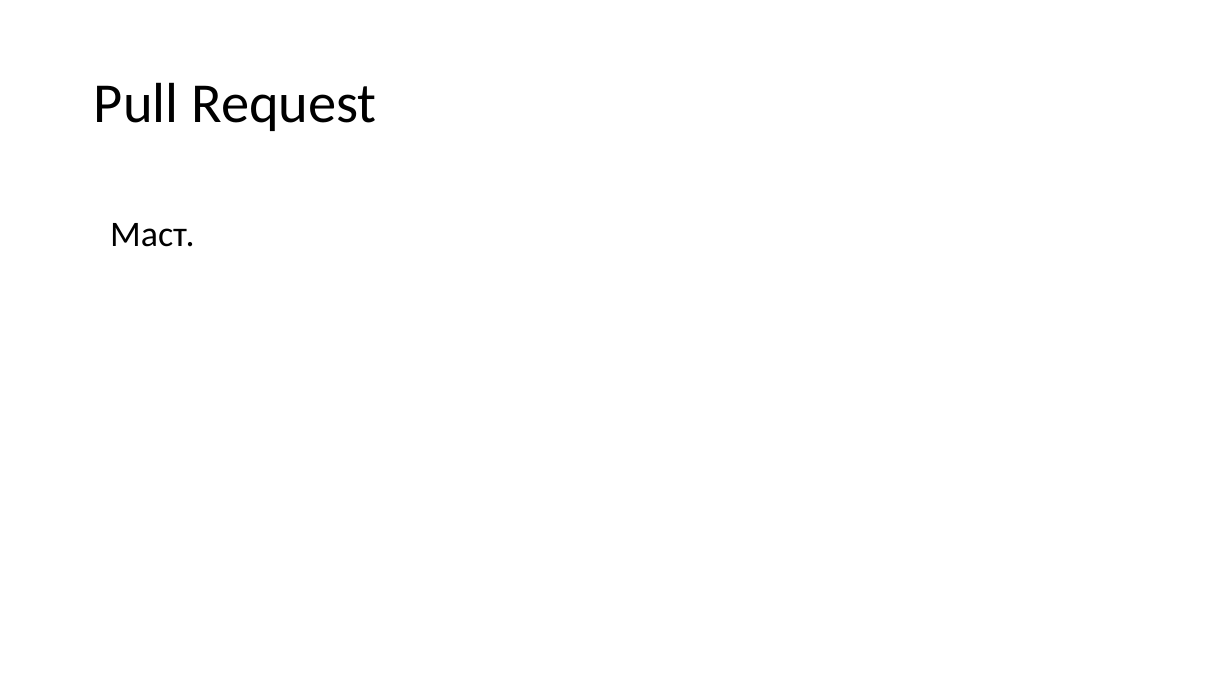
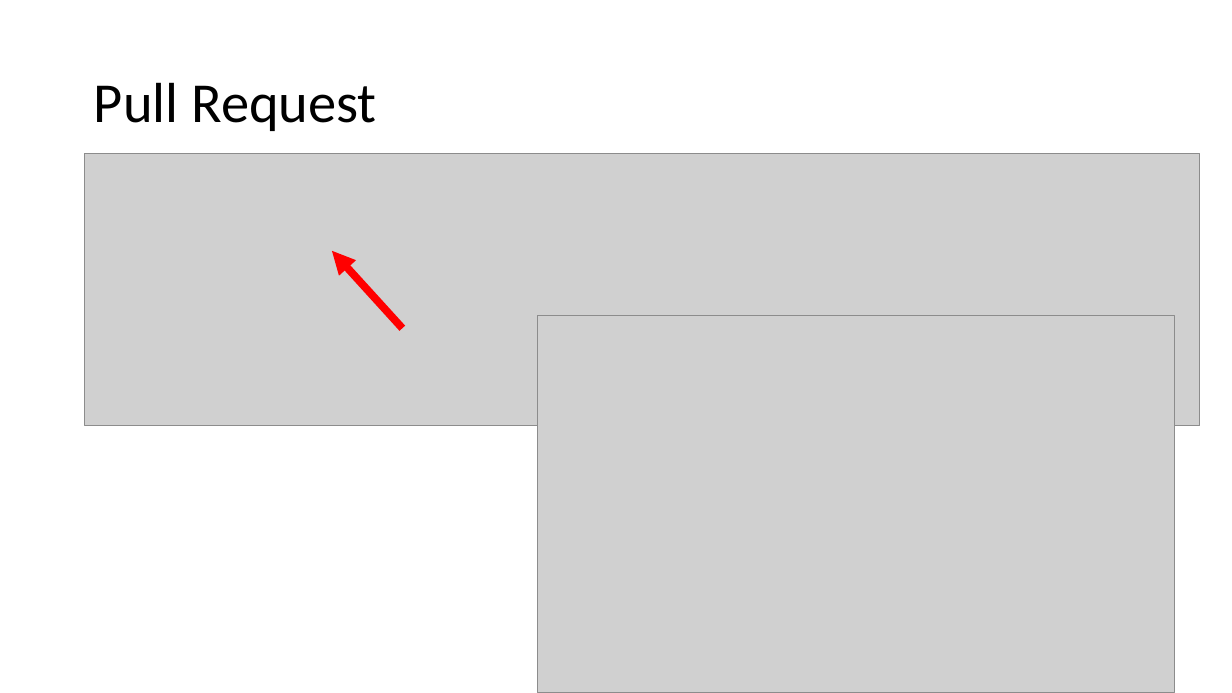
Before and after one commit to yoursdearboy/git-101, a slide deck: slide 50 of basic2.pptx (slide 49 before the commit). Drawn at 1232x693 pixels with LibreOffice and Linux fonts; fonts in the diff are those of the drawing; grey boxes stand for pictures. Boxes give left, top, right and bottom in pixels: in the first picture for what was removed or moved away, otherwise in the second. Text is boxed around its words. In the diff, an @@ line names an element or a change of style, - is before the commit and + after.

```diff
--- a/basic2.pptx
+++ b/basic2.pptx
@@ picture added at box(85, 153, 1201, 426) @@
@@ text removed at box(110, 223, 194, 247) @@
-Маст.
@@ arrow added from (402, 328) to (332, 250), #FF0000 6 pt @@
@@ picture added at box(537, 315, 1175, 693) @@
```
Also in this commit, not shown: 9 other slides changed, 13 slides added, 12 slides removed.
